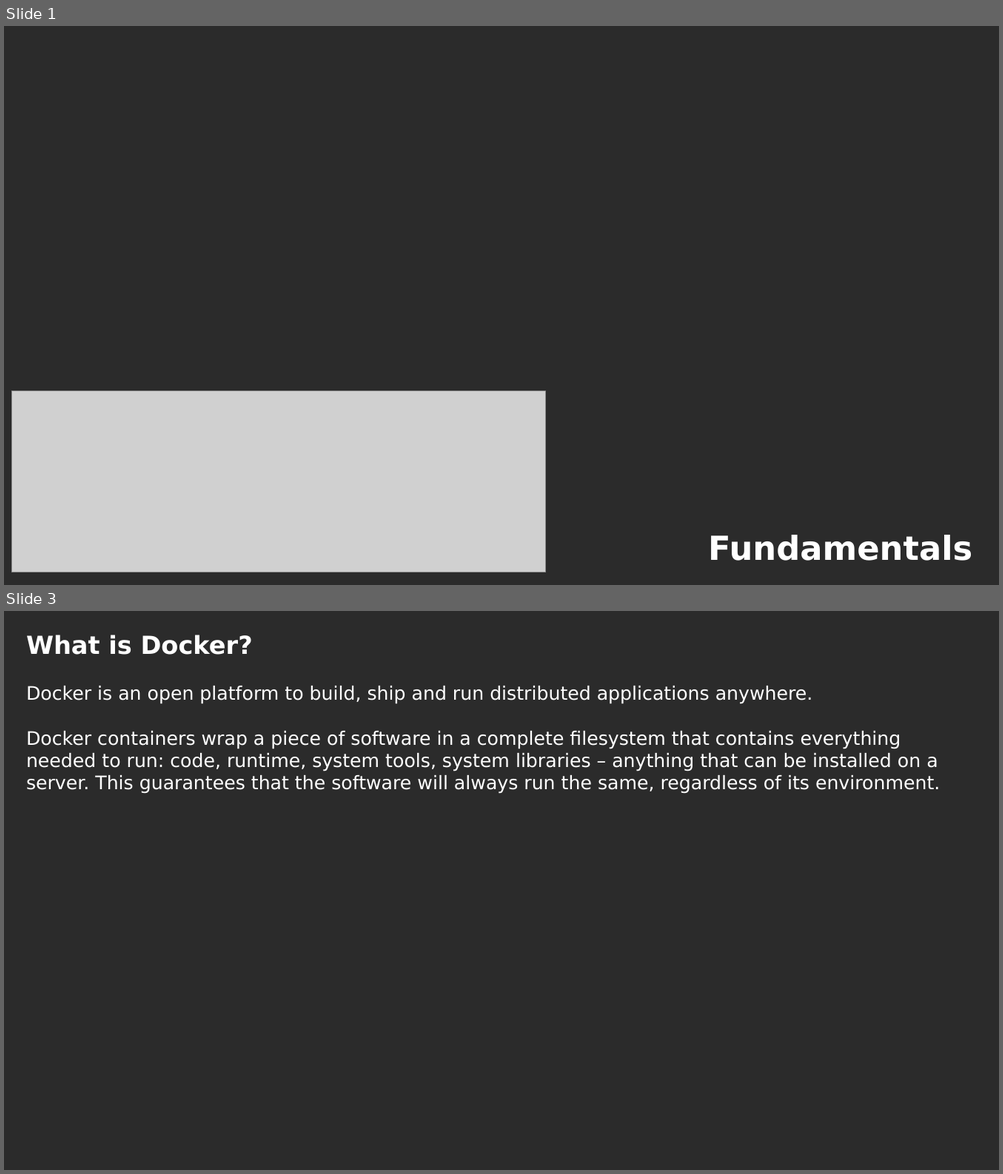
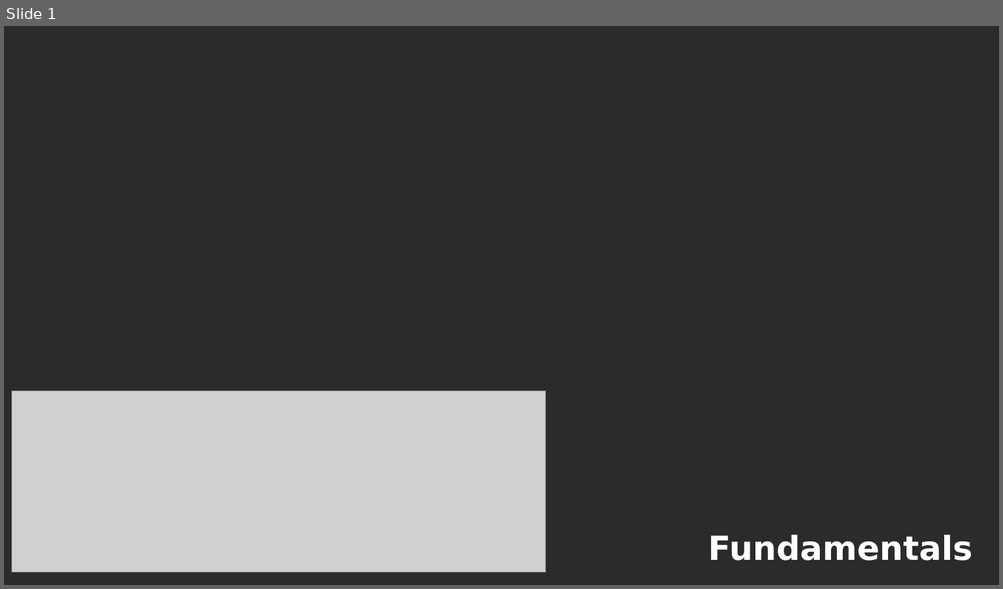
Before and after one commit to luisnabais-courses/course_docker, a slide deck: slides/course_slides.odp. Shown one above the other, each under a label of ours: slides 1 and 3 before the commit, slide 1 after it; the slides between them are not shown. The pictures are 1003x1174 and 1003x589 pixels, drawn with LibreOffice and Linux fonts; fonts in the diff are those of the drawing; grey boxes stand for pictures; background and template pictures are left out; a plain dark background stands for a picture behind light text. Boxes give left, top, right and bottom in pixels: in the first picture for what was removed or moved away, otherwise in the second. Text is boxed around its words. In the diff, an @@ line names an element or a change of style, - is before the commit and + after.

```diff
--- a/slides/course_slides.odp
+++ b/slides/course_slides.odp
@@ slide 3 removed at bbox=[4, 611, 999, 1170], background picture (left out) @@
@@ text removed at bbox=[26, 635, 939, 794] @@
-What is Docker?
-Docker is an open platform to build, ship and run distributed applications anywhere.
-Docker containers wrap a piece of software in a complete filesystem that contains everything needed to run: code, runtime, system tools, system libraries – anything that can be installed on a server. This guarantees that the software will always run the same, regardless of its environment.
```
Also in this commit, not shown: 2 slides changed, 3 slides added.
